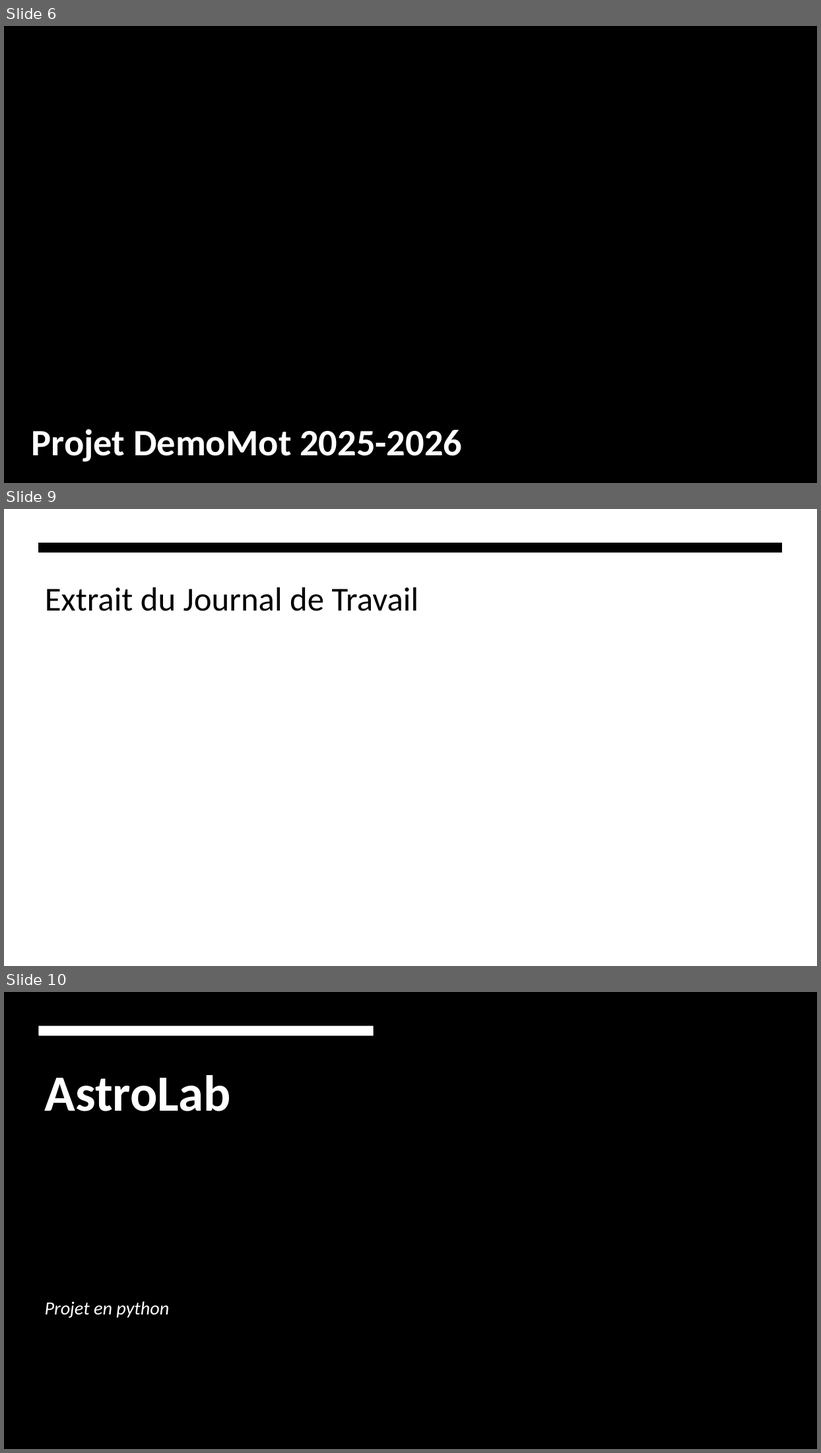
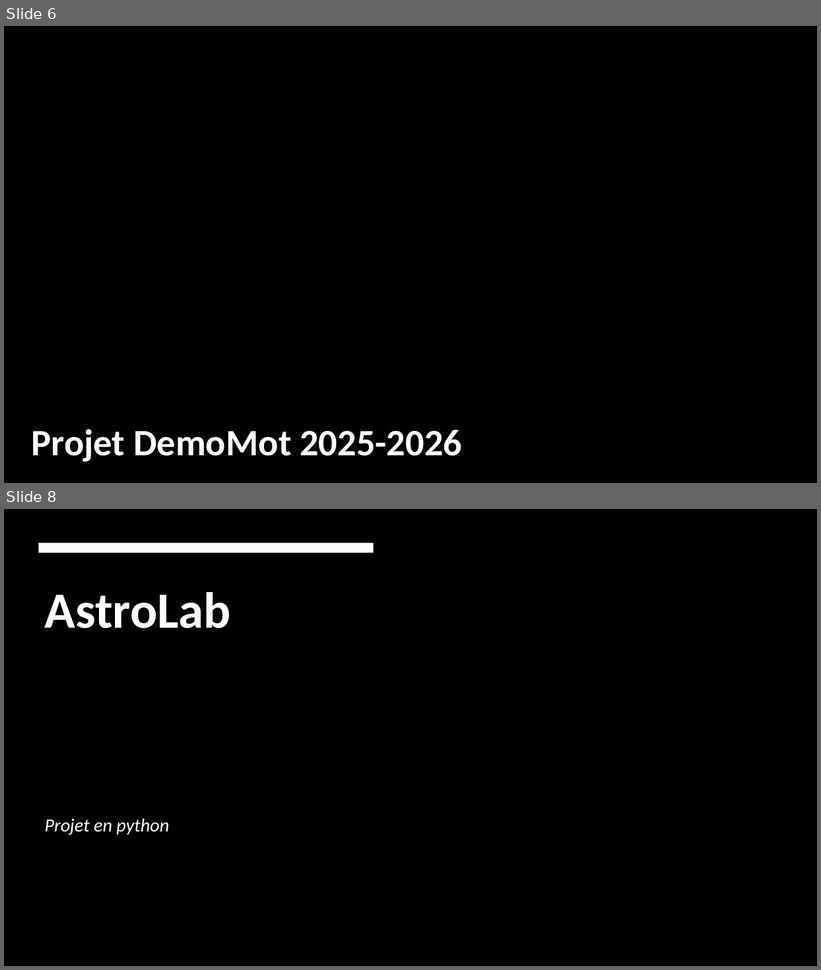
Before and after one commit to Agashae/MoonWebsite, a slide deck: annexe/Presentation.pptx. Shown one above the other, each under a label of ours: slides 6, 9 and 10 before the commit, slides 6 and 8 after it; the slides between them are not shown. The pictures are 821x1453 and 821x970 pixels, drawn with LibreOffice and Linux fonts; fonts in the diff are those of the drawing; background and template pictures are left out. Boxes give left, top, right and bottom in pixels: in the first picture for what was removed or moved away, otherwise in the second. Text is boxed around its words. In the diff, an @@ line names an element or a change of style, - is before the commit and + after.

```diff
--- a/annexe/Presentation.pptx
+++ b/annexe/Presentation.pptx
@@ slide 9 removed at [4,509,817,966], background #FFFFFF @@
@@ freeform shape removed at [39,543,783,553] @@
@@ title removed at [45,587,419,611] @@
-Extrait du Journal de Travail
@@ what was slide 10 is now slide 8 @@
```
Also in this commit, not shown: 6 slides changed, 1 slide added, 1 other slide removed, 4 other files.
